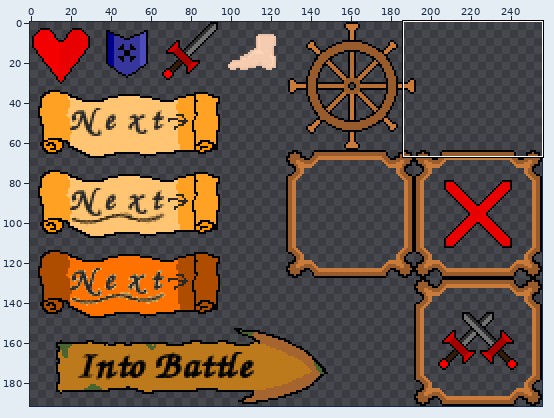
File history of a sprite sheet, res/img/defaultguitileset.png. The first picture is a wide view before the edit; the outline marks the close-up.
Close-up. First the earlier version:
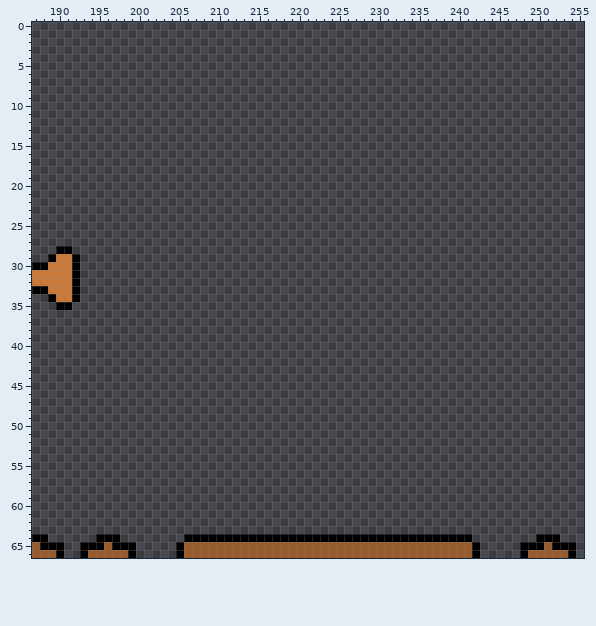
The file is 256x192 pixels. Pixels under 10% opacity are left out. Colours within 5 levels of each other are drawn and written as one. Shown: x 187..255, y 0..66.
After the commit:
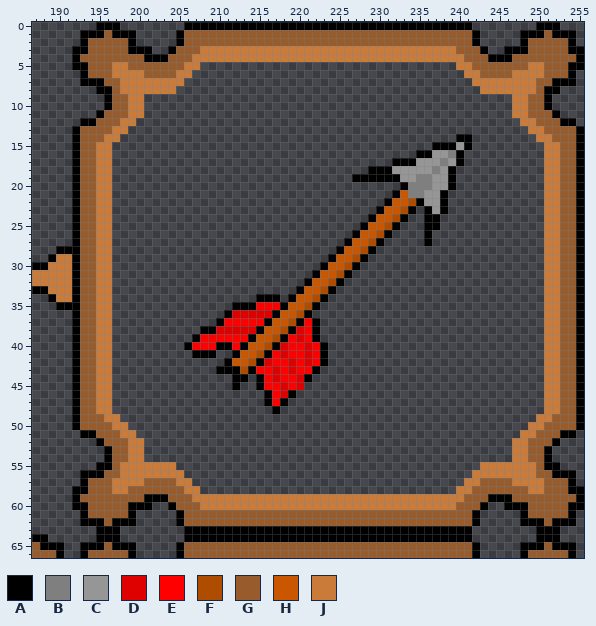
Palette (. is transparent): A #000000  B #7f7f7f  C #969696  D #df0000  E #ff0000  F #ae4d00  G #985b2b  H #ca5600  J #ca7a39
The edit:
Changed rows in their new state; - is an unchanged pixel.
first column x 192:
 0 ---AAA--------AAAAAAAAAAAAAAAAAAAAAAAAAAAAAAAAAAAA--------AAA---
 1 -AAAGAAA-----AGGGGGGGGGGGGGGGGGGGGGGGGGGGGGGGGGGGGA-----AAAGAAA-
 2 -AGGGGGA-----AGGGGGGGGGGGGGGGGGGGGGGGGGGGGGGGGGGGGA-----AGGGGGA-
 3 AAGGGGGAAA--AGGGJJJJJJJJJJJJJJJJJJJJJJJJJJJJJJJJGGGA--AAAGGGGGAA
 4 AGGGGGGGGAAAGGGJJJJJJJJJJJJJJJJJJJJJJJJJJJJJJJJJJGGGAAAGGGGGGGGA
 5 AAGGGJJGGGGGGGJJ--------------------------------JJGGGGGGGJJGGGAA
 6 -AGGGJJJJGGGGJJ----------------------------------JJGGGGJJJJGGGA-
 7 -AAAGGJJJJJJJJ------------------------------------JJJJJJJJGGAAA-
 8 ---AAGJJJJJJJ--------------------------------------JJJJJJJGAA---
 9 ----AGGJJ----------------------------------------------JJGGA----
10 ----AGGJJ----------------------------------------------JJGGA----
11 ---AGGGJJ----------------------------------------------JJGGGA---
12 -AAGGGJJ------------------------------------------------JJGGGAA-
13 AGGGGJJ--------------------------------------------------JJGGGGA
14 AGGGJJ------------------------------------------AA--------JJGGGA
15 AGGJJ----------------------------------------AAACA---------JJGGA
16 AGGJJ--------------------------------------AACCBA----------JJGGA
17 AGGJJ-----------------------------------AAACCCBCA----------JJGGA
18 AGGJJ--------------------------------AAACCCCCBCA-----------JJGGA
19 AGGJJ------------------------------AAAAAACCBBCCA-----------JJGGA
20 AGGJJ------------------------------------ABBBCCA-----------JJGGA
21 AGGJJ-----------------------------------AHBBCCA------------JJGGA
22 AGGJJ----------------------------------AHHFACCA------------JJGGA
23 AGGJJ---------------------------------AHHFA-ACA------------JJGGA
24 AGGJJ--------------------------------AHHFA--AA-------------JJGGA
25 AGGJJ-------------------------------AHHFA---AA-------------JJGGA
26 AGGJJ------------------------------AHHFA----A--------------JJGGA
27 AGGJJ-----------------------------AHHFA-----A--------------JJGGA
28 AGGJJ----------------------------AHHFA---------------------JJGGA
29 -GGJJ---------------------------AHHFA----------------------JJGGA
30 -GGJJ--------------------------AHHFA-----------------------JJGGA
31 -GGJJ-------------------------AHHFA------------------------JJGGA
32 -GGJJ------------------------AHHFA-------------------------JJGGA
33 -GGJJ-----------------------AHHFA--------------------------JJGGA
34 -GGJJ------------------AAA-AHHFA---------------------------JJGGA
35 AGGJJ---------------AAAEEEAHHFA----------------------------JJGGA
36 AGGJJ--------------ADDDDDAHHFA-----------------------------JJGGA
37 AGGJJ-------------AEEEEEAHHFAEA----------------------------JJGGA
38 AGGJJ-----------AADDDDDAHHFADEA----------------------------JJGGA
39 AGGJJ----------AEEEEEEAHHFAEDEA----------------------------JJGGA
40 AGGJJ---------AEEEAAEAHHFADEEDEA---------------------------JJGGA
41 AGGJJ----------AAA--AHHFAEDEEDEA---------------------------JJGGA
42 AGGJJ--------------AHHFADEEDEDEA---------------------------JJGGA
43 AGGJJ-------------AAAFAEEDEDEEA----------------------------JJGGA
44 AGGJJ---------------AA-AEDEEDA-----------------------------JJGGA
45 AGGJJ---------------A--AEEDED------------------------------JJGGA
46 AGGJJ-------------------AEDA-------------------------------JJGGA
47 AGGJJ-------------------AEA--------------------------------JJGGA
48 AGGJJ--------------------A---------------------------------JJGGA
49 AGGGJJ----------------------------------------------------JJGGGA
50 AGGGGJJ--------------------------------------------------JJGGGGA
51 -AAGGGJJ------------------------------------------------JJGGGAA-
52 ---AGGGJJ----------------------------------------------JJGGGA---
53 ----AGGJJ----------------------------------------------JJGGA----
54 ----AGGJJ----------------------------------------------JJGGA----
55 ---AAGJJJJJJJ--------------------------------------JJJJJJJGAA---
56 -AAAGGJJJJJJJJ------------------------------------JJJJJJJJGGAAA-
57 -AGGGJJJJGGGGJJ----------------------------------JJGGGGJJJJGGGA-
58 AAGGGJJGGGGGGGJJ--------------------------------JJGGGGGGGJJGGGAA
59 AGGGGGGGGAAAGGGJJJJJJJJJJJJJJJJJJJJJJJJJJJJJJJJJJGGGAAAGGGGGGGGA
60 AAGGGGGAAA--AGGGJJJJJJJJJJJJJJJJJJJJJJJJJJJJJJJJGGGA--AAAGGGGGAA
61 -AGGGGGA-----AGGGGGGGGGGGGGGGGGGGGGGGGGGGGGGGGGGGGA-----AGGGGGA-
62 -AAAGAAA-----AGGGGGGGGGGGGGGGGGGGGGGGGGGGGGGGGGGGGA-----AAAGAAA-
63 ---AAA--------AAAAAAAAAAAAAAAAAAAAAAAAAAAAAAAAAAAA--------AAA---
Changed places in both close-ups, as pixel boxes (x1, y1, x2, y2):
added: (72, 22, 584, 534)
